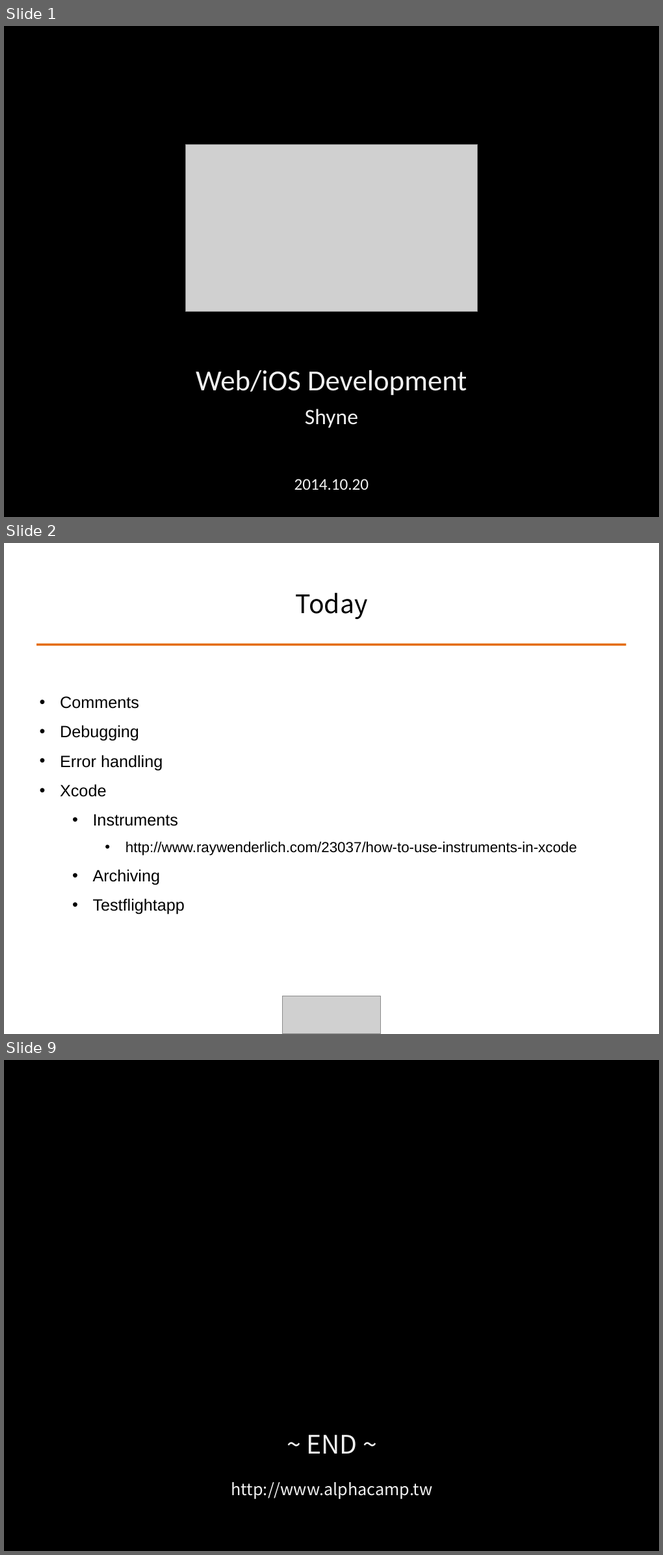
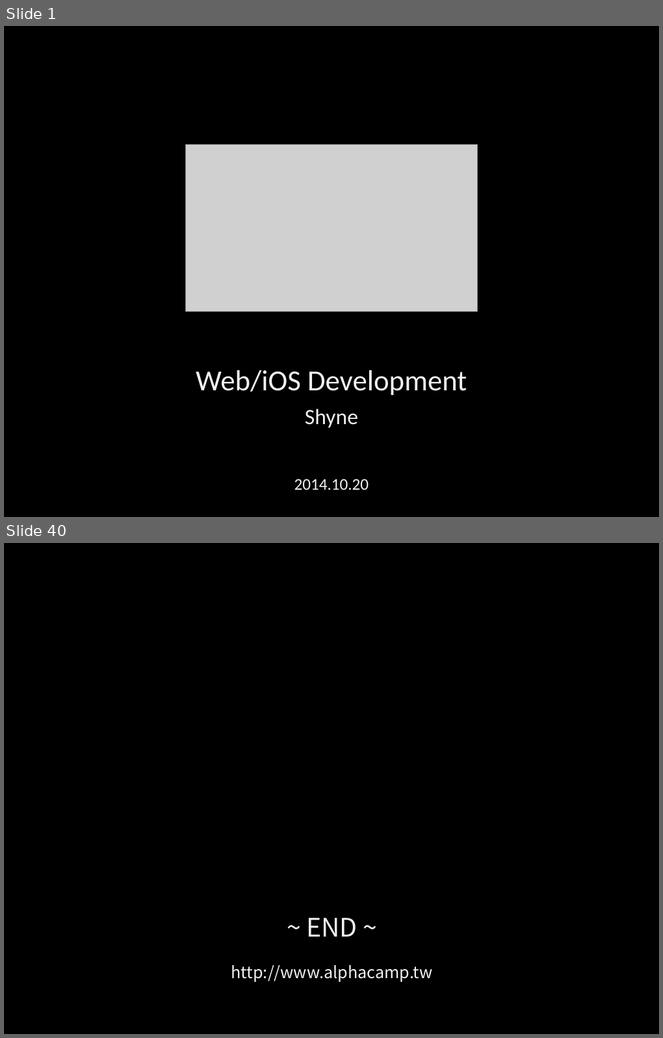
Before and after one commit to ALPHACamp/Camp-3-iOS-Dev, a slide deck: Class presentation/Week3 - Shyne/10-20-2014.ppt. Shown one above the other, each under a label of ours: slides 1, 2 and 9 before the commit, slides 1 and 40 after it; the slides between them are not shown. The pictures are 663x1555 and 663x1038 pixels, drawn with LibreOffice and Linux fonts; fonts in the diff are those of the drawing; grey boxes stand for pictures. Boxes give left, top, right and bottom in pixels: in the first picture for what was removed or moved away, otherwise in the second. Text is boxed around its words. In the diff, an @@ line names an element or a change of style, - is before the commit and + after.

```diff
--- a/Class presentation/Week3 - Shyne/10-20-2014.ppt
+++ b/Class presentation/Week3 - Shyne/10-20-2014.ppt
@@ slide 2 removed at [4,543,659,1034], background #FFFFFF @@
@@ title removed at [296,592,368,619] @@
-Today
@@ line removed from (36, 644) to (627, 644) @@
@@ text removed at [60,696,577,915] @@
-• Comments
-• Debugging
-• Error handling
-• Xcode
-  • Instruments
-    • http://www.raywenderlich.com/23037/how-to-use-instruments-in-xcode
-  • Archiving
-  • Testflightapp
@@ picture removed at [282,997,381,1034] @@
@@ what was slide 9 is now slide 40 @@
```
Also in this commit, not shown: 38 slides added, 6 other slides removed, 3 other files.
